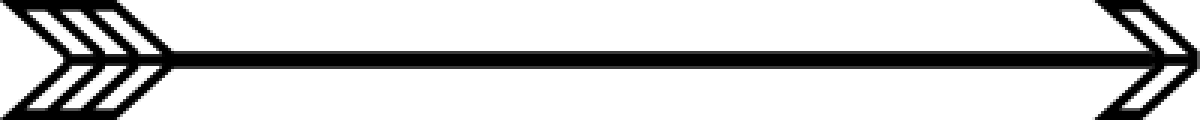
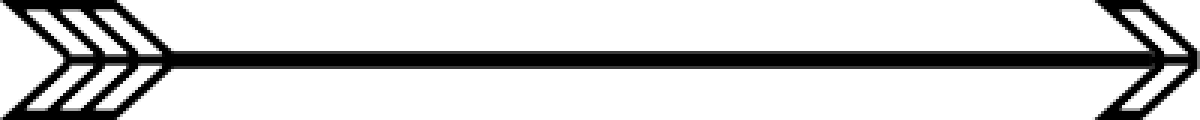
Layered file, before and after one edit (1200 x 120). Changes by layer:
painted on "Layer 7" over left=27, top=9, right=1188, bottom=111
hid "Layer 1 copy" over left=0, top=0, right=1200, bottom=120
